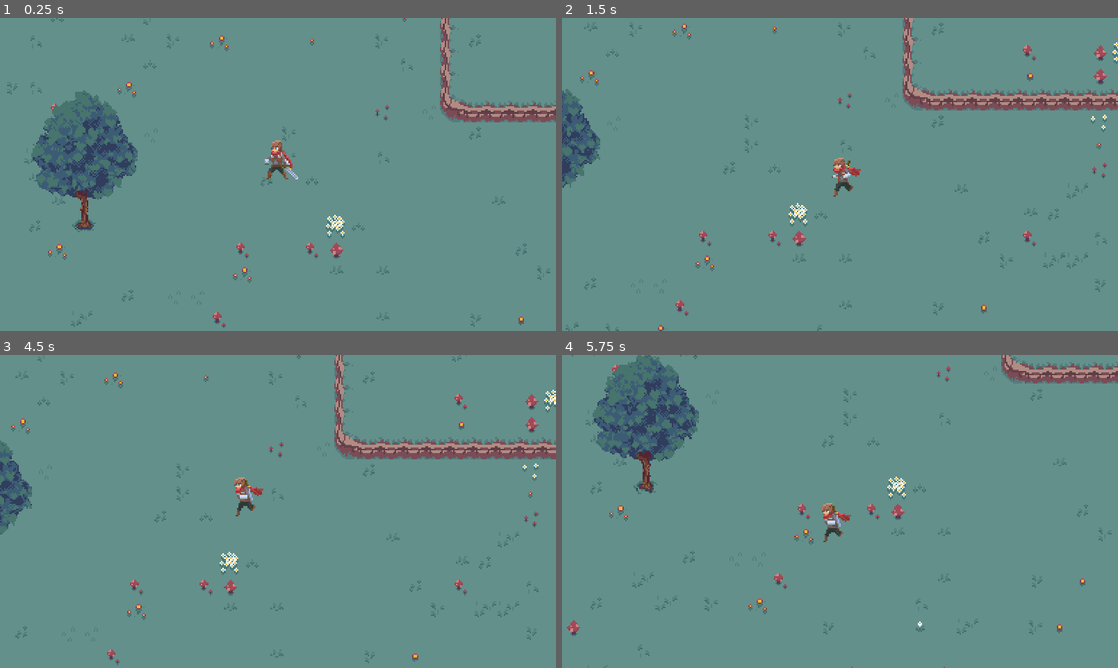
Above: before the commit, frames 1-4 (two rows, left to right).
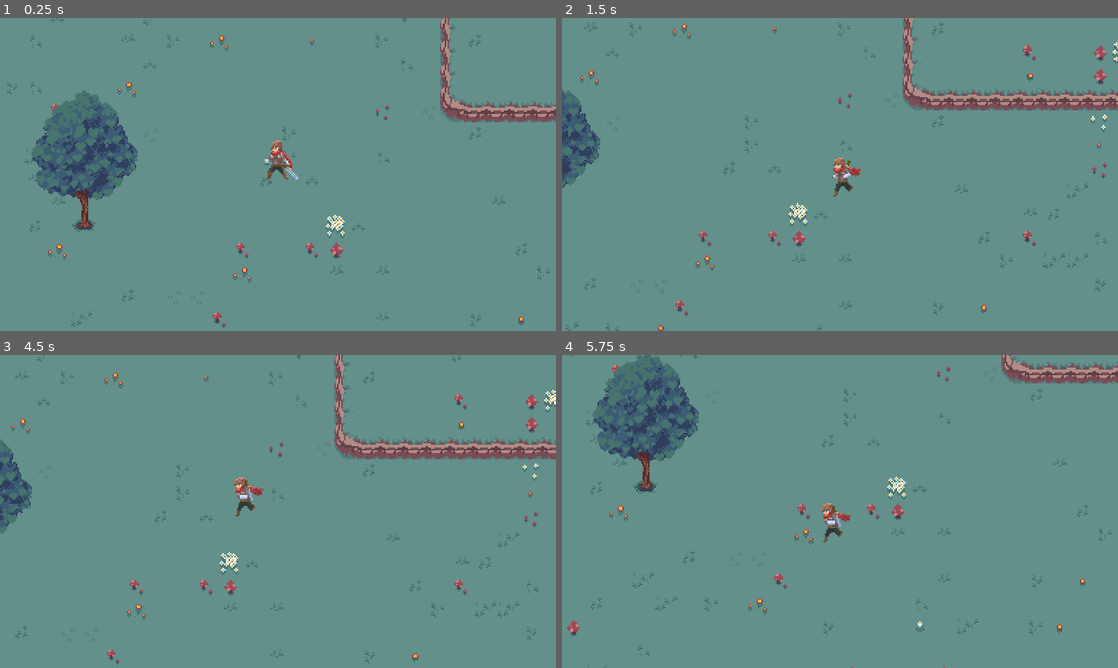
Above: after the commit, the same moments.

Repository: dsmtE/VolcanoPlayground
Game: Godot game, scene res://Levels/game_level.tscn
Two runs of this game, one before a commit and one after it. Both use one fixed random seed, a clock stepped at 60 frames per second and the inputs below.
Inputs:
- Up to frame 1 (0.25 s): no input
- Up to frame 2 (1.5 s): hold D (right) 0.53-1.28 s; hold Down (down) from 1.28 s (still down)
- Up to frame 3 (4.5 s): release Down (down) at 2.03 s; hold D (right) 2.03-2.78 s; hold W (up) 2.78-3.53 s; hold A (left) from 3.53 s (still down)
- Up to frame 4 (5.75 s): release A (left) at 5.03 s; hold Down (down) from 5.03 s (still down)

The runs differ from the first frame. In frame 1, 0.3% of the frame differs, in the area x 5-25%, y 23-68%; in frame 2, 0.1%; in frame 3, 0.1%; in frame 4, 0.4%, in the area x 6-25%, y 0-45%.

Commit message:
♻️ Move tree in separated texture resource and scene

Diff:
--- /dev/null
+++ b/AssetsRessources/tree01.tres
@@ -0,0 +1,7 @@
+[gd_resource type="AtlasTexture" load_steps=2 format=3 uid="uid://dd3ecm7fmiteo"]
+
+[ext_resource type="Texture2D" uid="uid://b1c336kbjkax3" path="res://Assets/Simple Top Down Forest/Trees.png" id="1_n03v5"]
+
+[resource]
+atlas = ExtResource("1_n03v5")
+region = Rect2(81, 12, 80, 100)
--- /dev/null
+++ b/AssetsRessources/tree01.tscn
@@ -0,0 +1,28 @@
+[gd_scene load_steps=5 format=3 uid="uid://bnod2phk1v45r"]
+
+[ext_resource type="Shader" path="res://Shaders/distortion.gdshader" id="1_8jlfg"]
+[ext_resource type="Texture2D" uid="uid://dd3ecm7fmiteo" path="res://AssetsRessources/tree01.tres" id="2_kgatk"]
+
+[sub_resource type="ShaderMaterial" id="ShaderMaterial_54c85"]
+shader = ExtResource("1_8jlfg")
+shader_parameter/noise_strength = 0.007
+shader_parameter/noise_scale = 20.0
+shader_parameter/wind_speed = 0.2
+shader_parameter/rect_info = Vector4(81, 12, 80, 100)
+
+[sub_resource type="RectangleShape2D" id="RectangleShape2D_73dto"]
+size = Vector2(5.46359, 14.5)
+
+[node name="TreeSprite" type="Sprite2D"]
+z_index = 2
+material = SubResource("ShaderMaterial_54c85")
+position = Vector2(203, 379)
+scale = Vector2(1.00667, 1)
+texture = ExtResource("2_kgatk")
+offset = Vector2(0, -32)
+
+[node name="StaticBody2D" type="StaticBody2D" parent="."]
+
+[node name="CollisionShape2D" type="CollisionShape2D" parent="StaticBody2D"]
+position = Vector2(-0.745026, 7.25)
+shape = SubResource("RectangleShape2D_73dto")
--- a/Levels/game_level.tscn
+++ b/Levels/game_level.tscn
@@ -1,10 +1,9 @@
-[gd_scene load_steps=11 format=3 uid="uid://d13d1h8afx128"]
+[gd_scene load_steps=8 format=3 uid="uid://d13d1h8afx128"]
 
 [ext_resource type="Texture2D" uid="uid://bxwxfhbon3fxn" path="res://Assets/Simple Top Down Forest/GrassNDirt.png" id="1_gcpg2"]
 [ext_resource type="PackedScene" uid="uid://cc8hcautcd7k7" path="res://Characters/Adventurer.tscn" id="1_prauu"]
 [ext_resource type="Texture2D" uid="uid://d2vmmexvsi1u4" path="res://Assets/Simple Top Down Forest/Cliff.png" id="2_uc75r"]
-[ext_resource type="Shader" path="res://Shaders/distortion.gdshader" id="5_1lc4j"]
-[ext_resource type="Texture2D" uid="uid://b1c336kbjkax3" path="res://Assets/Simple Top Down Forest/Trees.png" id="5_kg7ek"]
+[ext_resource type="PackedScene" uid="uid://bnod2phk1v45r" path="res://AssetsRessources/tree01.tscn" id="4_v7fdk"]
 
 [sub_resource type="TileSetAtlasSource" id="TileSetAtlasSource_hbkgo"]
 texture = ExtResource("1_gcpg2")
@@ -245,16 +244,6 @@
 sources/0 = SubResource("TileSetAtlasSource_hbkgo")
 sources/1 = SubResource("TileSetAtlasSource_oxb5u")
 
-[sub_resource type="ShaderMaterial" id="ShaderMaterial_54c85"]
-shader = ExtResource("5_1lc4j")
-shader_parameter/noise_strength = 0.015
-shader_parameter/noise_scale = 20.0
-shader_parameter/wind_speed = 0.2
-shader_parameter/rect_info = Vector4(81, 12, 80, 100)
-
-[sub_resource type="RectangleShape2D" id="RectangleShape2D_73dto"]
-size = Vector2(5.46359, 14.5)
-
 [node name="GameLevel" type="Node2D"]
 
 [node name="Camera2D" type="Camera2D" parent="."]
@@ -285,18 +274,4 @@
 [node name="RemoteTransform2D" type="RemoteTransform2D" parent="YSort/Adventurer"]
 remote_path = NodePath("../../../Camera2D")
 
-[node name="TreeSprite" type="Sprite2D" parent="YSort"]
-z_index = 2
-material = SubResource("ShaderMaterial_54c85")
-position = Vector2(203, 379)
-scale = Vector2(1.00667, 1)
-texture = ExtResource("5_kg7ek")
-offset = Vector2(0, -32)
-region_enabled = true
-region_rect = Rect2(81, 12, 80, 100)
-
-[node name="StaticBody2D" type="StaticBody2D" parent="YSort/TreeSprite"]
-
-[node name="CollisionShape2D" type="CollisionShape2D" parent="YSort/TreeSprite/StaticBody2D"]
-position = Vector2(-0.745026, 7.25)
-shape = SubResource("RectangleShape2D_73dto")
+[node name="TreeSprite" parent="YSort" instance=ExtResource("4_v7fdk")]
